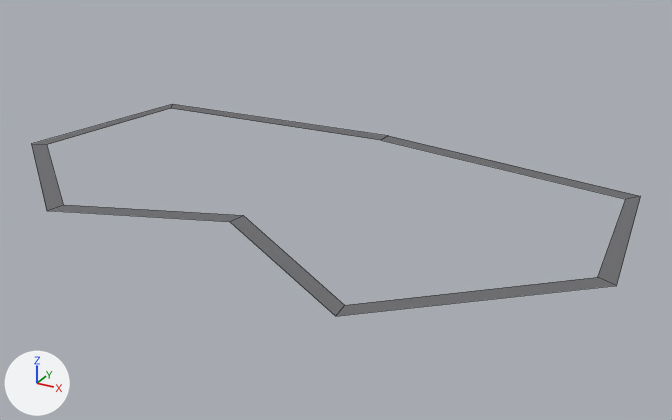
Two versions of the FBX model Assets/WrenchToRaceLegends/Art/Tracks/ironclad-technical-circuit.fbx, one commit apart.
The view is the same before and after, from a camera (50 mm lens) standing at (213.0, -442.0, 171.0) and looking at (15.0, -83.0, -8.0). Every picture has the same lights, and +X, +Y and +Z are marked at lower left. The picture after the commit comes second. Mesh edges are drawn as thin lines.

Before the edit, the objects in view are built like this:
```python
me_ironclad_technical_circuit_mesh = bpy.data.meshes.new('ironclad-technical-circuit_mesh')
me_ironclad_technical_circuit_mesh.from_pydata(...)  # 16 vertices, 8 faces; spans x -164.0..154.0, y -184.0..4.0, z 0.0
me_ironclad_technical_circuit_mesh.materials.append(mat_ironclad_technical_circuit_road)  # grey #6c6c6f
ob_ironclad_technical_circuit = bpy.data.objects.new('ironclad-technical-circuit', me_ironclad_technical_circuit_mesh)
ob_ironclad_technical_circuit.location = (0.0, 0.0, 0.0)
```
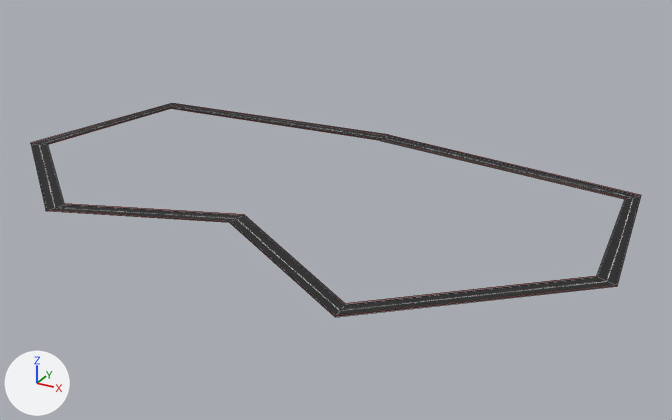
Changed parts and their boxes [x1, y1, x2, y2] in the pictures (672 x 420 px):
'ironclad-technical-circuit', recoloured, surface changed
    both: [32, 104, 641, 316]
'ironclad-technical-circuit_barrier_left', added
    after: [31, 103, 641, 317]
'ironclad-technical-circuit_barrier_right', added
    after: [47, 108, 625, 305]

Diff of the bpy script that builds the scene:
```diff
--- a/Assets/WrenchToRaceLegends/Art/Tracks/ironclad-technical-circuit.fbx.py
+++ b/Assets/WrenchToRaceLegends/Art/Tracks/ironclad-technical-circuit.fbx.py
@@ me_ironclad_technical_circuit_mesh @@
 me_ironclad_technical_circuit_mesh.from_pydata(...)  # 16 vertices, 8 faces; spans x -164.0..154.0, y -184.0..4.0, z 0.0
-me_ironclad_technical_circuit_mesh.materials.append(mat_ironclad_technical_circuit_road)  # grey #6c6c6f
+# me_ironclad_technical_circuit_mesh part 1: texture (UV) coordinates changed
+me_ironclad_technical_circuit_mesh.materials.append(mat_ironclad_technical_circuit_road_mat)  # picture img_ironclad_technical_circuit_asphalt_png
@@ me_ironclad_technical_circuit_barrier_left_mesh @@
+me_ironclad_technical_circuit_barrier_left_mesh.from_pydata([(0.0, 5.0, 0.0), (0.0, 5.0, 0.0), (-143.0, -6.0, 0.0), (-143.0, -6.0, 0.0), (-165.0, -102.0, 0.0), (-165.0, -102.0, 0.0), (-91.0, -165.0, 0.0), (-91.0, -165.0, 0.0), (-11.0, -135.0, 0.0), (-11.0, -135.0, 0.0), (71.0, -185.0, 0.0), (71.0, -185.0, 0.0), (154.0, -112.0, 0.0), (154.0, -112.0, 0.0), (143.0, -16.0, 0.0), (143.0, -16.0, 0.0)], [], [(0, 2, 3, 1), (2, 4, 5, 3), (4, 6, 7, 5), (6, 8, 9, 7), (8, 10, 11, 9), (10, 12, 13, 11), (12, 14, 15, 13), (14, 0, 1, 15)])
+me_ironclad_technical_circuit_barrier_left_mesh.materials.append(mat_ironclad_technical_circuit_barrier_mat)  # picture img_ironclad_technical_circuit_barrier_stripe_png
@@ me_ironclad_technical_circuit_barrier_right_mesh @@
+me_ironclad_technical_circuit_barrier_right_mesh.from_pydata([(0.0, -5.0, 0.0), (0.0, -5.0, 0.0), (-137.0, -14.0, 0.0), (-137.0, -14.0, 0.0), (-155.0, -98.0, 0.0), (-155.0, -98.0, 0.0), (-89.0, -155.0, 0.0), (-89.0, -155.0, 0.0), (-9.0, -125.0, 0.0), (-9.0, -125.0, 0.0), (69.0, -175.0, 0.0), (69.0, -175.0, 0.0), (146.0, -108.0, 0.0), (146.0, -108.0, 0.0), (137.0, -24.0, 0.0), (137.0, -24.0, 0.0)], [], [(0, 2, 3, 1), (2, 4, 5, 3), (4, 6, 7, 5), (6, 8, 9, 7), (8, 10, 11, 9), (10, 12, 13, 11), (12, 14, 15, 13), (14, 0, 1, 15)])
+me_ironclad_technical_circuit_barrier_right_mesh.materials.append(mat_ironclad_technical_circuit_barrier_mat)  # picture img_ironclad_technical_circuit_barrier_stripe_png
@@ ob_ironclad_technical_circuit_barrier_left @@
+ob_ironclad_technical_circuit_barrier_left = bpy.data.objects.new('ironclad-technical-circuit_barrier_left', me_ironclad_technical_circuit_barrier_left_mesh)
+ob_ironclad_technical_circuit_barrier_left.location = (0.0, 0.0, 0.0)
@@ ob_ironclad_technical_circuit_barrier_right @@
+ob_ironclad_technical_circuit_barrier_right = bpy.data.objects.new('ironclad-technical-circuit_barrier_right', me_ironclad_technical_circuit_barrier_right_mesh)
+ob_ironclad_technical_circuit_barrier_right.location = (0.0, 0.0, 0.0)
```
